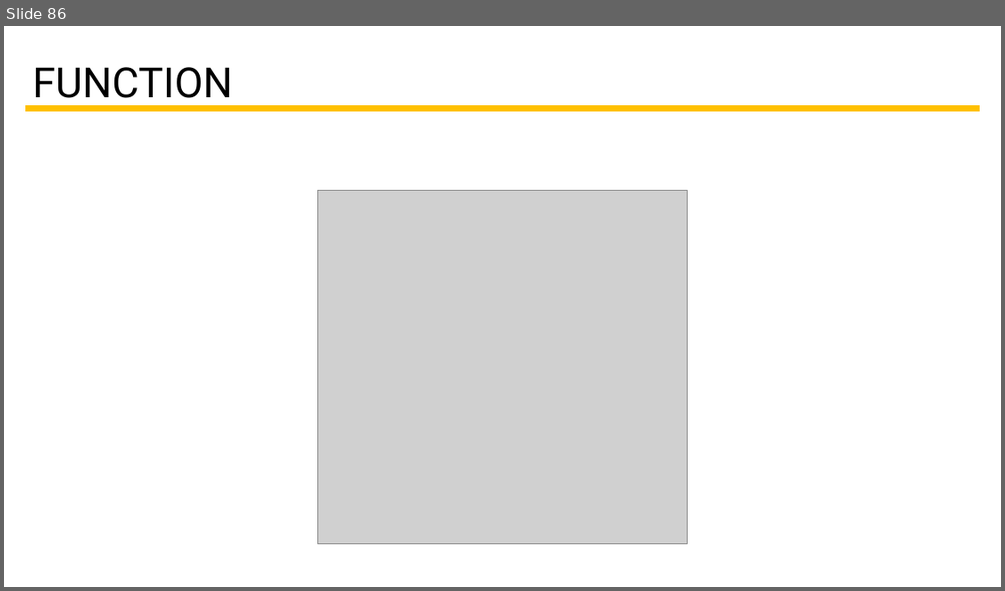
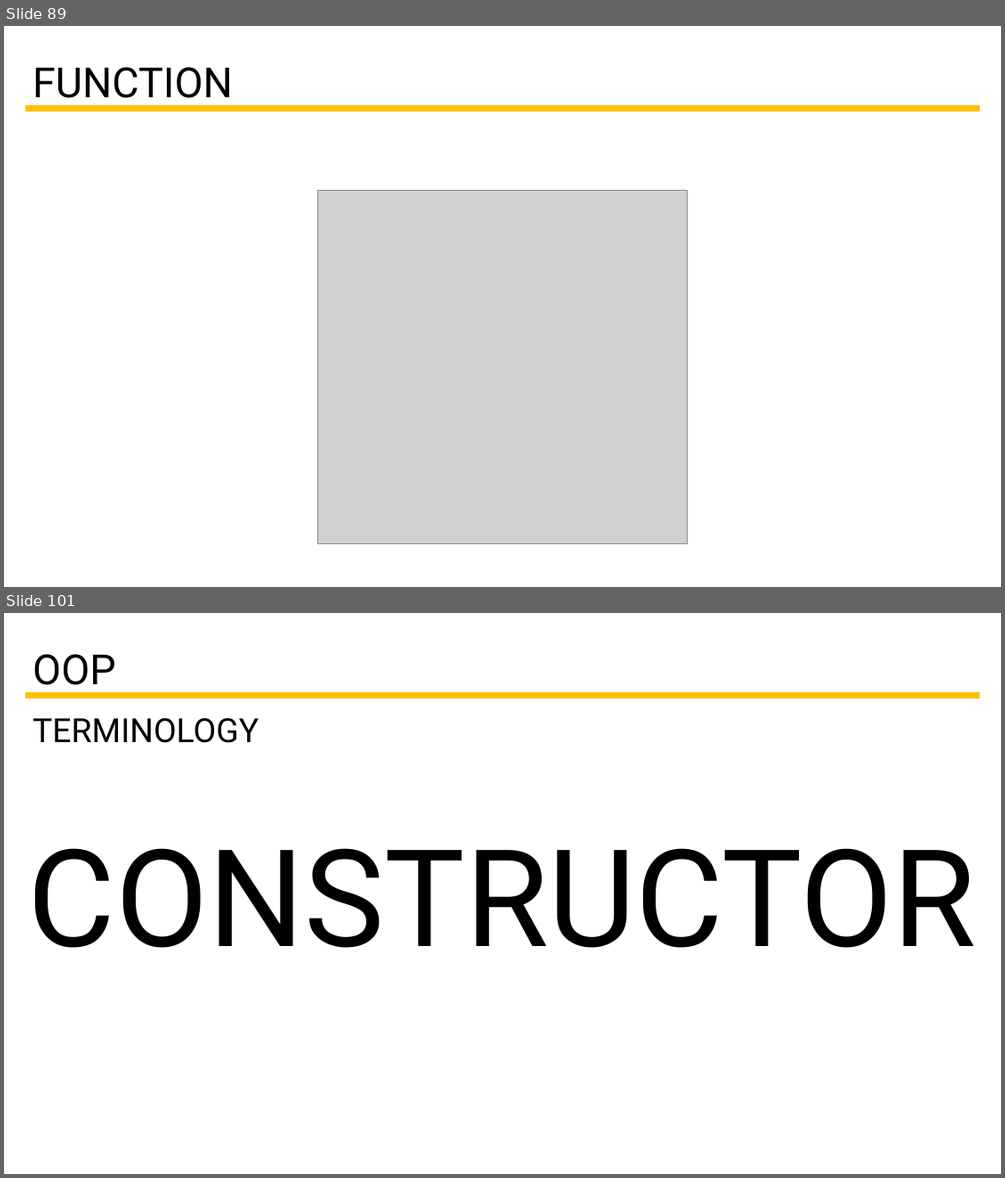
Before and after one commit to tcorral/Javascript_Ironhack, a slide deck: Slides/Presentación Javascript.pptx. Shown one above the other, each under a label of ours: slide 86 before the commit, slides 89 and 101 after it; the slides between them are not shown. The pictures are 1005x591 and 1005x1178 pixels, drawn with LibreOffice and Linux fonts; fonts in the diff are those of the drawing; grey boxes stand for pictures. Boxes give left, top, right and bottom in pixels: in the first picture for what was removed or moved away, otherwise in the second. Text is boxed around its words. In the diff, an @@ line names an element or a change of style, - is before the commit and + after.

```diff
--- a/Slides/Presentación Javascript.pptx
+++ b/Slides/Presentación Javascript.pptx
@@ slide 101 added at [4,613,1001,1174], background #FFFFFF @@
@@ text added at [32,654,116,694], 40 pt, text #000000 @@
+OOP
@@ line added from (25, 696) to (979, 696), #FFC000 6 pt @@
@@ text added at [32,718,259,743], 32 pt, text #000000 @@
+TERMINOLOGY
@@ text added at [28,848,976,948], 130 pt, text #000000 @@
+CONSTRUCTOR
@@ what was slide 86 is now slide 89 @@
```
Also in this commit, not shown: 23 other slides added, 15 other files.
